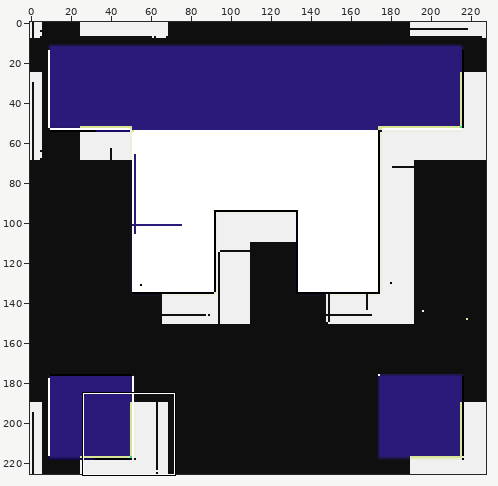
Edited in one commit: sprite sheet (docs/example_ghavatar.png_out.png). Above: a wide view before the commit, with the close-up outlined.
Close-up. The starting point:
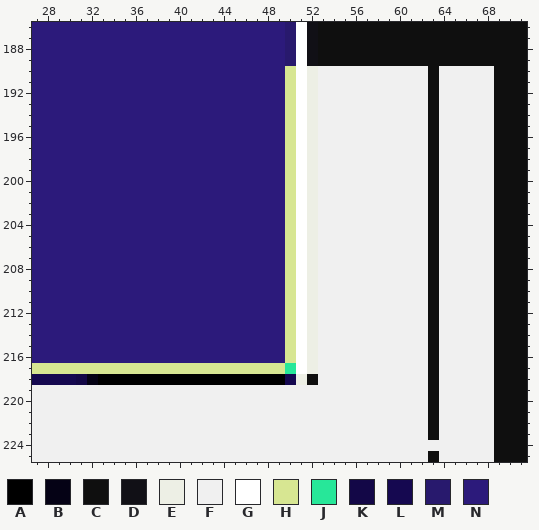
The file is 228x226 pixels. Colours within 5 levels of each other are drawn and written as one. Shown: x 27..71, y 186..225. The commit also changed other parts of the picture, which this record leaves out.
Palette (. is transparent): A #000000  B #050215  C #0f0f0f  D #111016  E #edefe5  F #f0f0f0  G #ffffff  H #d7e692  J #27e799  K #130747  L #150850  M #28196d  N #2c1a7b
And afterwards:
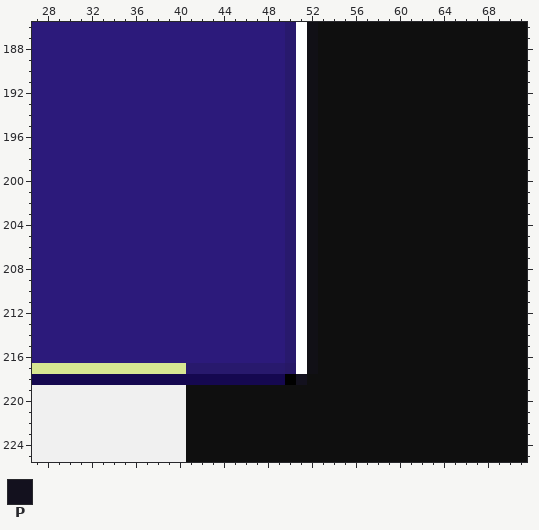
Colours new in this view: P #13111e
Change:
Colour J changes from #27e799 to #271866.
The edit turns colour L into colour A in row 218 at x 50.
The edit turns colour F into colour C in rows 190 to 218 at x 53 to 62 and 64 to 68; in rows 219 to 223 at x 41 to 62 and 64 to 68; in row 224 at x 41 to 68; in row 225 at x 41 to 62 and 64 to 68.
The edit turns colour E into colour D in rows 190 to 217 at x 52.
The edit turns colour A into colour L in row 218 at x 33 to 49.
The edit turns colour B into colour L in row 218 at x 32.
The edit turns colour K into colour L in row 218 at x 31.
The edit turns colour H into colour M in rows 190 to 216 at x 50; in row 217 at x 41 to 49.
The edit turns colour E into colour P in row 218 at x 51.
